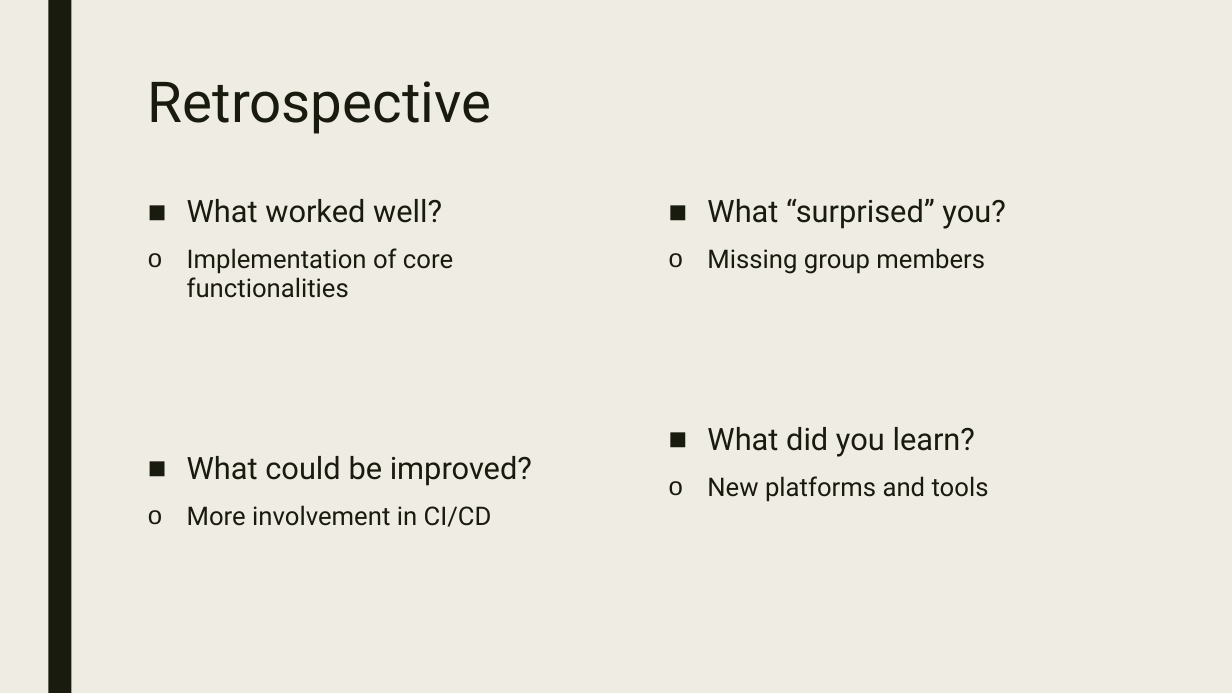
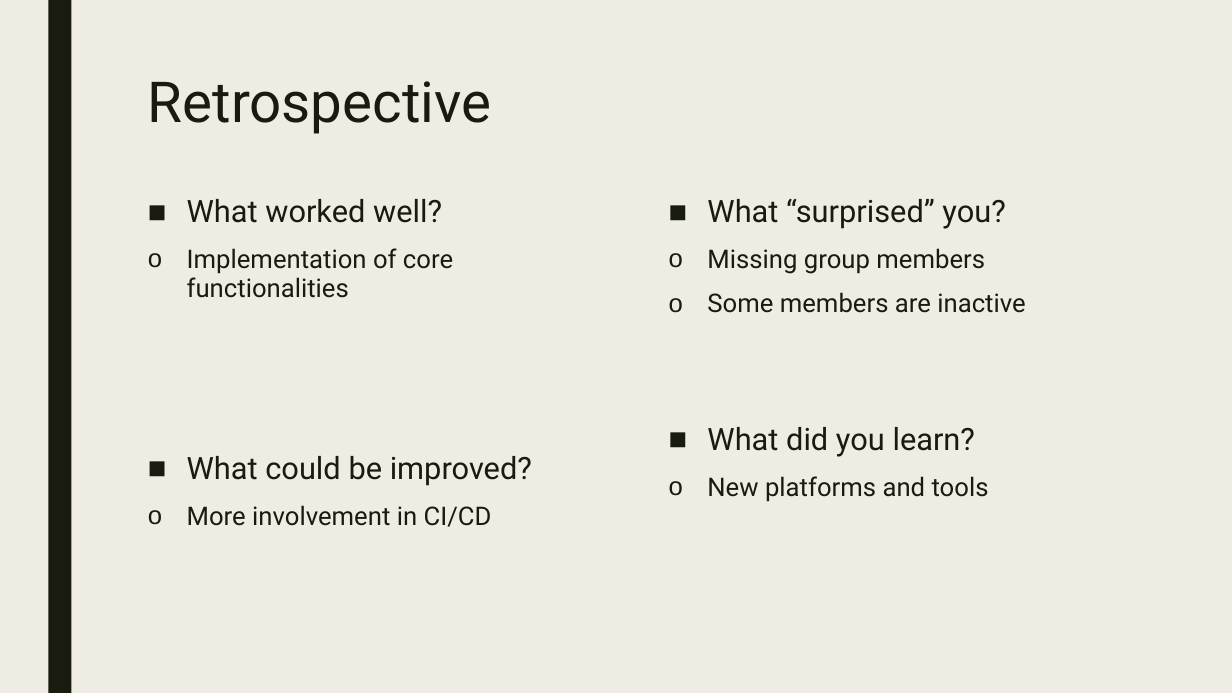
Before and after one commit to RMIT-SEPT/majorproject-5-wed-16-30-6, a slide deck: slide 8 of docs/Presentation/milestone3_presentation.pptx (slide 6 before the commit). Drawn at 1232x693 pixels with LibreOffice and Linux fonts; fonts in the diff are those of the drawing. Boxes give left, top, right and bottom in pixels: in the first picture for what was removed or moved away, otherwise in the second. Text is boxed around its words. In the diff, an @@ line names an element or a change of style, - is before the commit and + after.

```diff
--- a/docs/Presentation/milestone3_presentation.pptx
+++ b/docs/Presentation/milestone3_presentation.pptx
@@ text at box(707, 292, 1025, 313): paragraph added @@
+o Some members are inactive
```
Also in this commit, not shown: 4 slides added, 2 slides removed, 30 other files.
